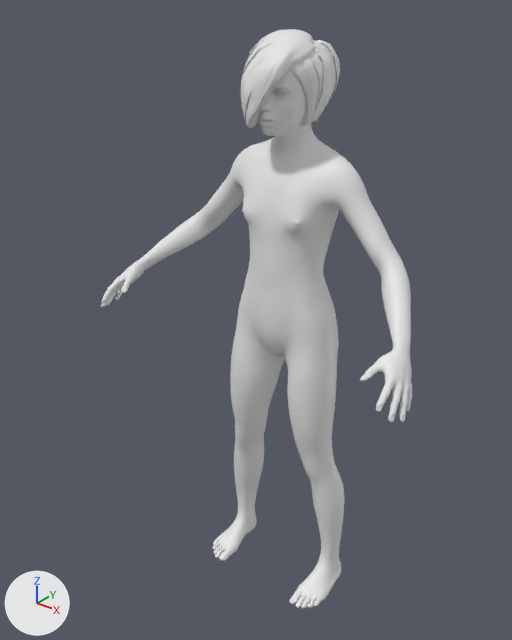
The glTF model game/assets/humans/dragonkind_female_young.glb: old version first, new version second.
Rendered twice from a 50 mm camera at (0.995, -1.406, 1.649) aimed at (-0.049, -0.101, 0.84). Lighting does not change. The marker at lower left points along +X, +Y and +Z. The older version comes first. Materials are left out; every surface is plain grey. Vertices at exactly the same position are counted once.

Names of what the first picture shows: 'Body'.
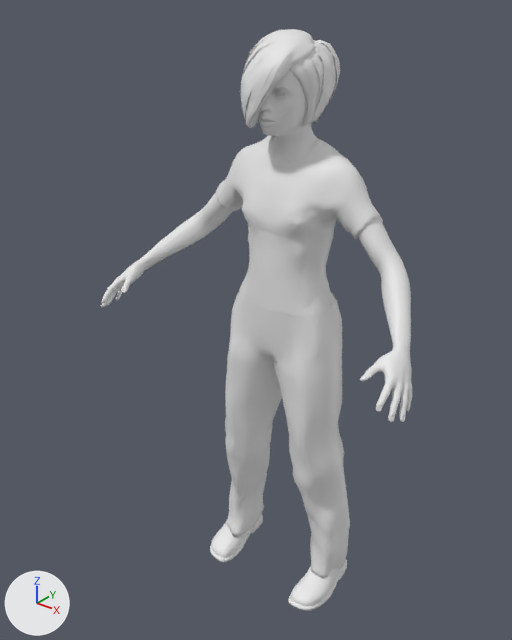
Where the change shows, as pixel boxes [x1, y1, x2, y2] in the pictures (512 x 640 px):
'Body', reshaped: before [101, 29, 412, 609]; after [101, 29, 412, 611]
part 1 of me_mesh_0, added: after [225, 290, 350, 578]
part 2 of me_mesh_0, added: after [216, 136, 383, 318]
part 3 of me_mesh_0, added: after [288, 559, 347, 611]
part 4 of me_mesh_0, added: after [210, 514, 263, 562]

The change, as a diff of the scene's bpy script:
```diff
--- a/game/assets/humans/dragonkind_female_young.glb.py
+++ b/game/assets/humans/dragonkind_female_young.glb.py
@@ me_mesh_0 @@
 # used by ob_body; location = (0.0, 0.0, 0.0)
-me_mesh_0.from_pydata(...)  # 18829 vertices, 35669 faces; spans x -0.46..0.46, y -0.3..0.09, z 0.0..1.54
+me_mesh_0.from_pydata(...)  # 23219 vertices, 44139 faces; spans x -0.46..0.46, y -0.3..0.09, z 0.0..1.54
+# me_mesh_0 part 1: a new loose piece of 1357 vertices spanning x -0.22..0.21, y -0.14..0.09, z 0.05..0.9
+# me_mesh_0 part 2: a new loose piece of 1311 vertices spanning x -0.24..0.24, y -0.13..0.07, z 0.84..1.3
+# me_mesh_0 part 3: a new loose piece of 717 vertices spanning x 0.11..0.21, y -0.17..0.05, z 0.0..0.1
+# me_mesh_0 part 4: a new loose piece of 717 vertices spanning x -0.21..-0.11, y -0.17..0.05, z 0.0..0.1
+# other edits to the shape of me_mesh_0 do not show in these pictures
```
